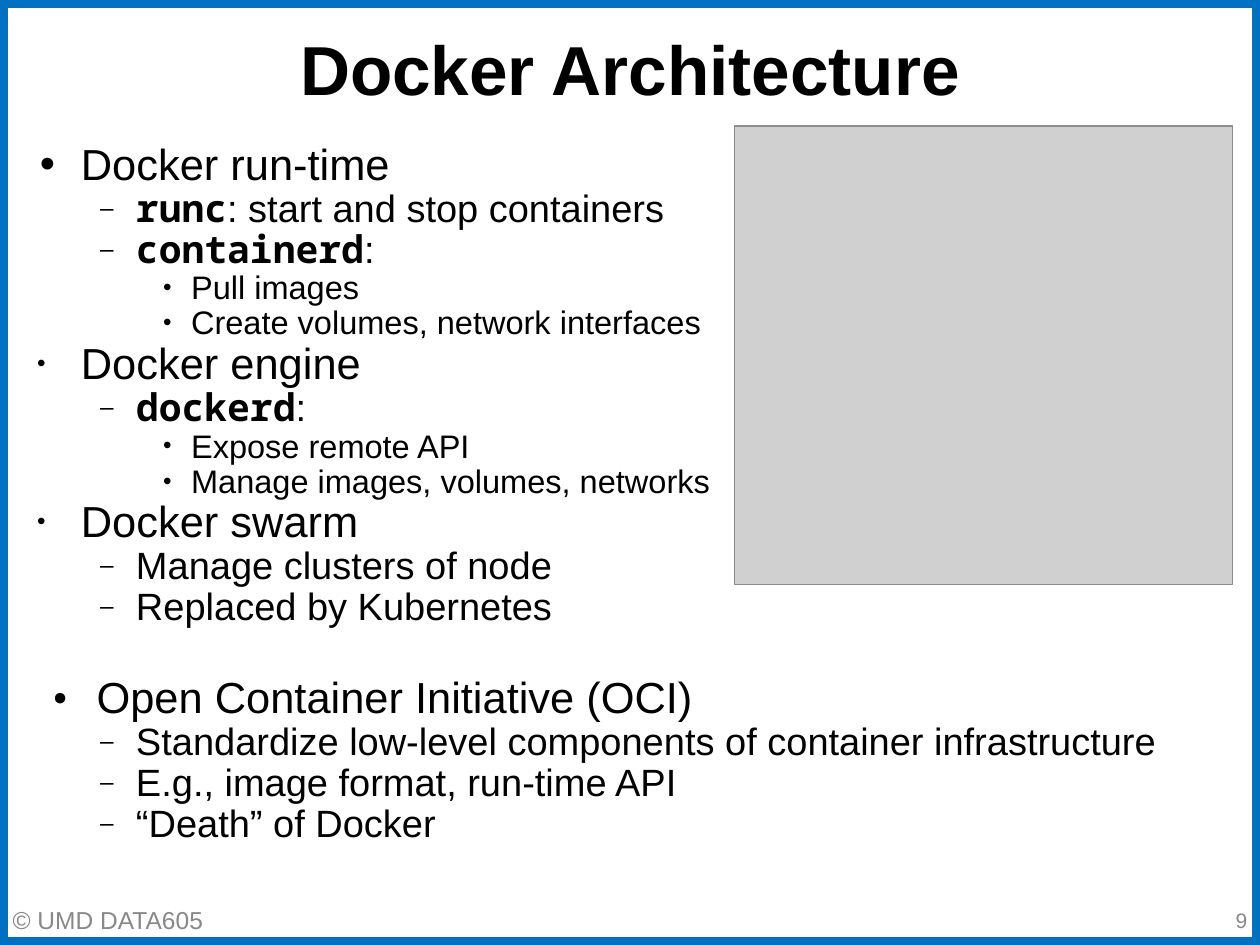
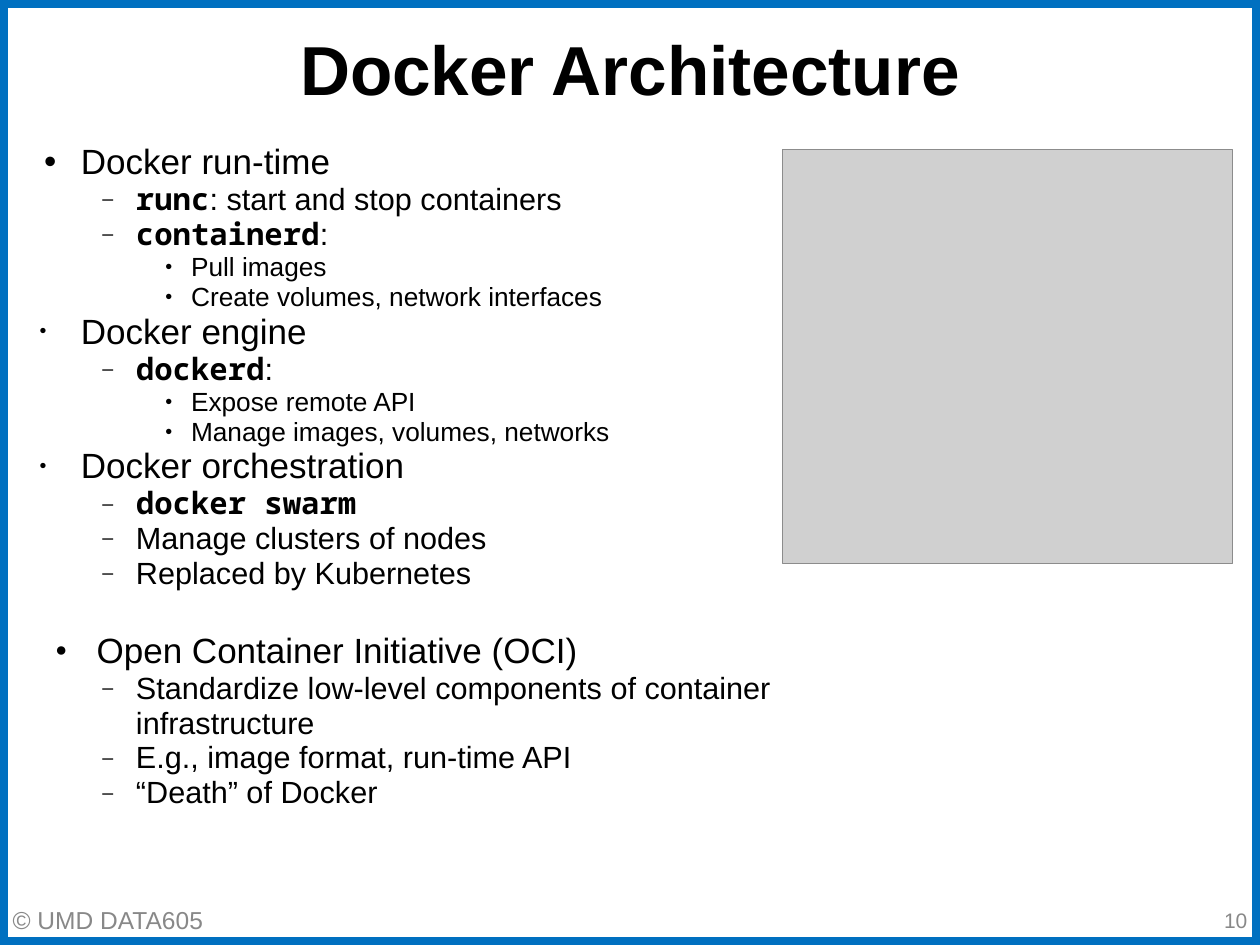
Before and after one commit to gpsaggese/umd_data605, a slide deck: slide 10 of lectures/02.2 - Docker DevOps.pptx (slide 9 before the commit). Drawn at 1260x945 pixels with LibreOffice and Linux fonts; fonts in the diff are those of the drawing; grey boxes stand for pictures. Boxes give left, top, right and bottom in pixels: in the first picture for what was removed or moved away, otherwise in the second. Text is boxed around its words. In the diff, an @@ line names an element or a change of style, - is before the commit and + after.

```diff
--- a/lectures/02.2 - Docker DevOps.pptx
+++ b/lectures/02.2 - Docker DevOps.pptx
@@ text at [81,148,771,804]: size 24.8 to 20 pt in "Docker run-time", "Docker engine", "Open Container Initiative (OCI)"; size 21.7 to 17.5 pt in "runc: start and stop containers", "containerd:", "dockerd:", "Replaced by Kubernetes" and 3 more places; size 18.6 to 15 pt in "Pull images", "Create volumes, network interfaces", "Expose remote API", "Manage images, volumes, networks"; indent changed; line spacing 0.9 to 0.95 @@
@@ picture: place and size @@
-picture at [735,126,1232,585]
+picture at [782,149,1232,563]
@@ text at [81,452,486,555]: text changed; size 21.7 to 17.5 pt @@
-• Docker swarm
-  – Manage clusters of node
+• Docker orchestration
+  – docker swarm
+  – Manage clusters of nodes
@@ page number at [1224,913,1247,928]: text changed @@
-9
+10
```
Also in this commit, not shown: 20 other slides changed, 2 slides added, 3 slides removed, 3 other files.
